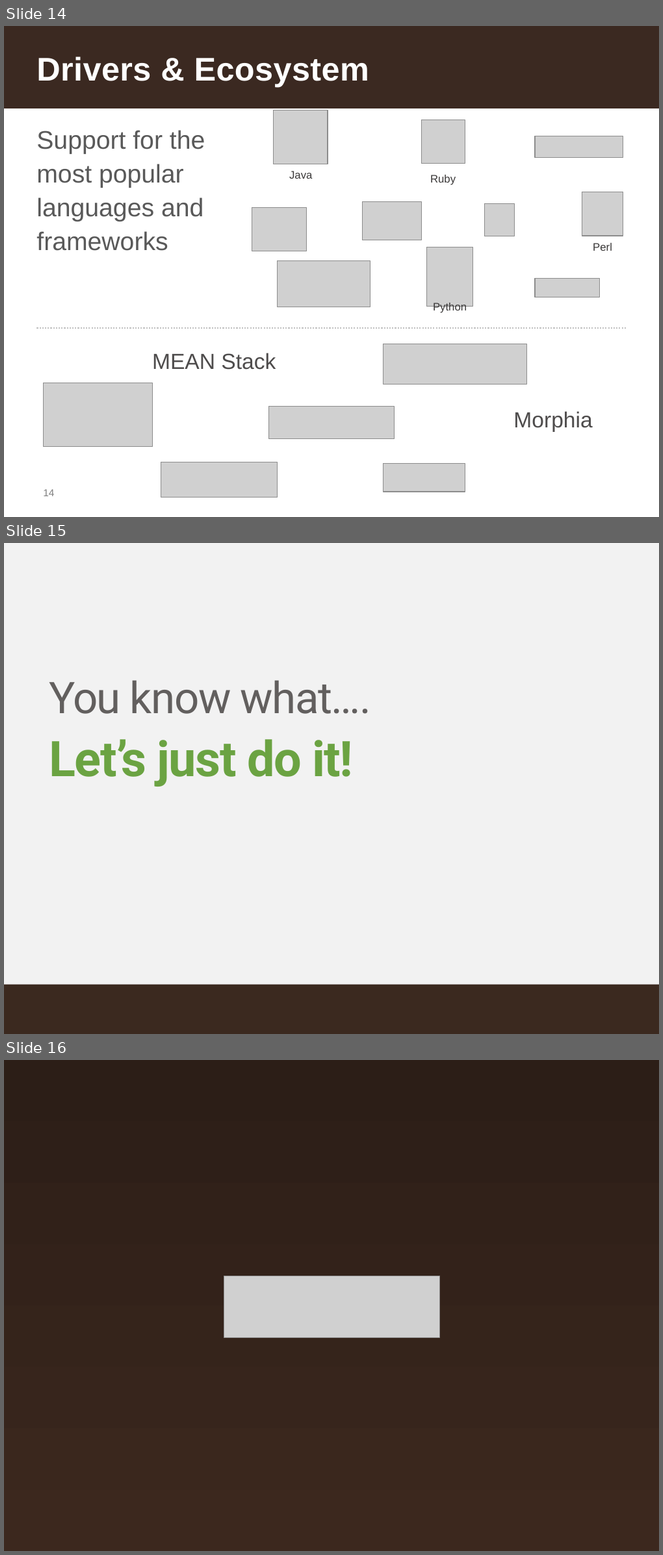
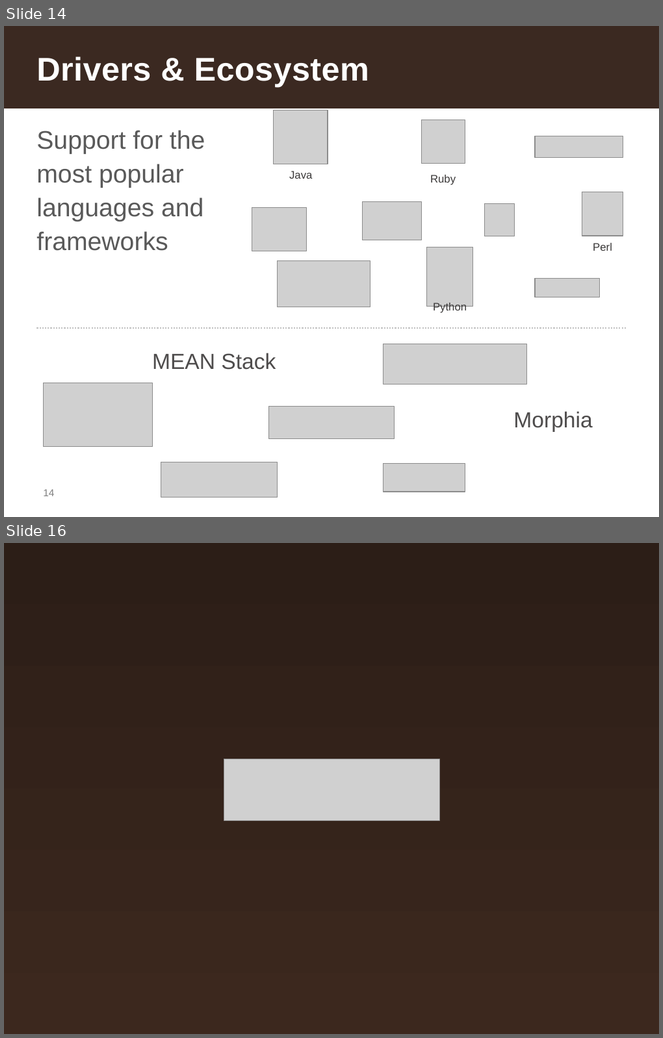
Before and after one commit to nleite/dvla_demo, a slide deck: welcome_dvla.pptx. Shown one above the other, each under a label of ours: slides 14, 15 and 16 before the commit, slides 14 and 16 after it; the slides between them are not shown. The pictures are 663x1555 and 663x1038 pixels, drawn with LibreOffice and Linux fonts; fonts in the diff are those of the drawing; grey boxes stand for pictures; background and template pictures are left out. Boxes give left, top, right and bottom in pixels: in the first picture for what was removed or moved away, otherwise in the second. Text is boxed around its words. In the diff, an @@ line names an element or a change of style, - is before the commit and + after.

```diff
--- a/welcome_dvla.pptx
+++ b/welcome_dvla.pptx
@@ slide 15 removed at (4,543,659,1034), background #F2F2F2 @@
@@ text removed at (49,680,372,714) @@
-You know what….
@@ text removed at (49,739,353,787) @@
-Let’s just do it!
@@ rectangle removed at (4,984,659,1034) @@
```
Also in this commit, not shown: 1 slide added.
